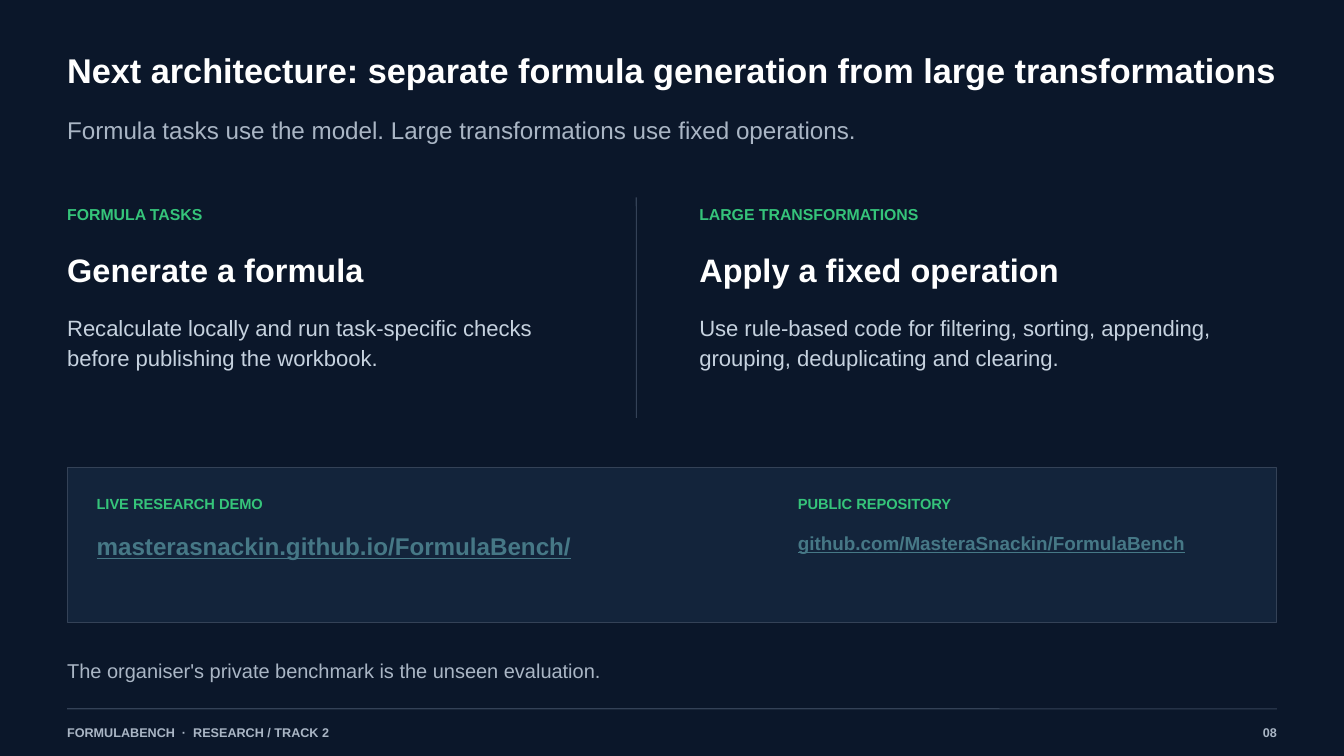
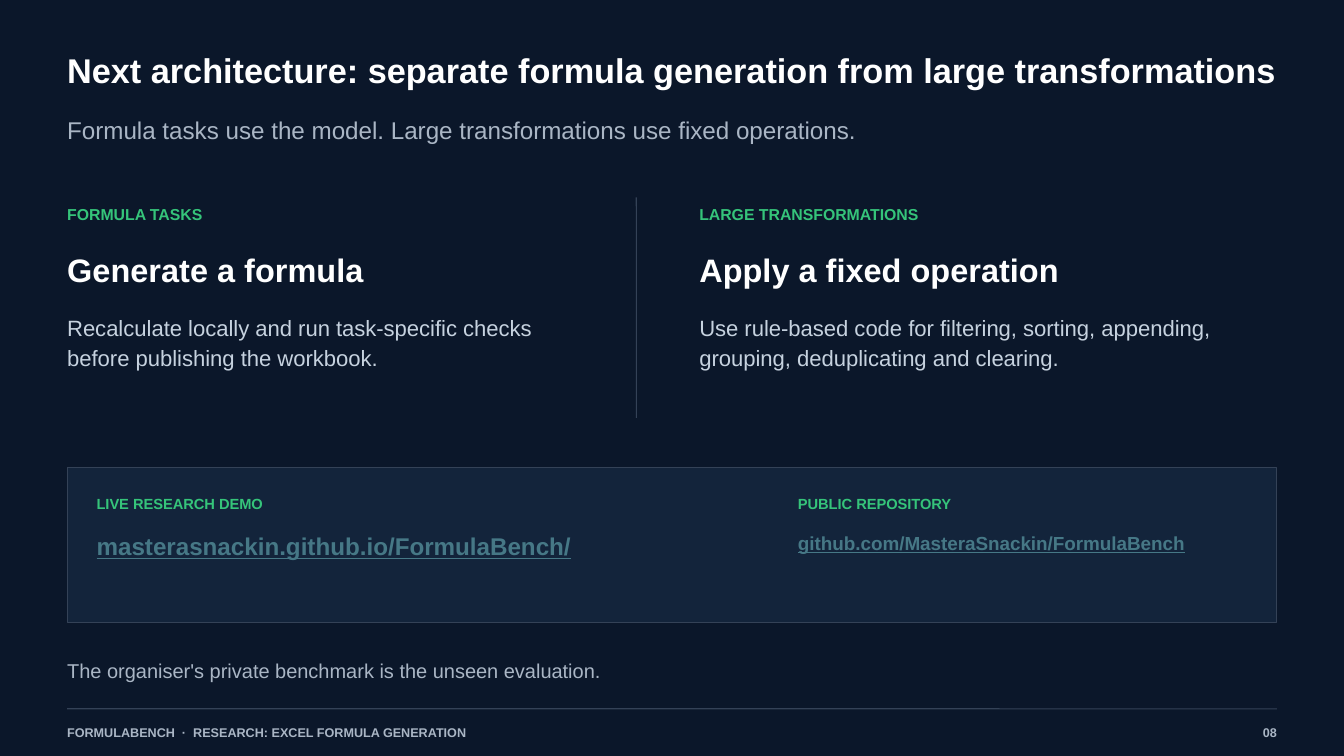
Before and after one commit to MasteraSnackin/FormulaBench, a slide deck: slide 8 of docs/assets/FormulaBench-Hackathon-Deck.pptx. Drawn at 1344x756 pixels with LibreOffice and Linux fonts; fonts in the diff are those of the drawing. Boxes give left, top, right and bottom in pixels: in the first picture for what was removed or moved away, otherwise in the second. Text is boxed around its words. In the diff, an @@ line names an element or a change of style, - is before the commit and + after.

Commit message:
Update deck and video track identification

```diff
--- a/docs/assets/FormulaBench-Hackathon-Deck.pptx
+++ b/docs/assets/FormulaBench-Hackathon-Deck.pptx
@@ text at [67, 728, 466, 737]: text changed @@
-FORMULABENCH · RESEARCH / TRACK 2
+FORMULABENCH · RESEARCH: EXCEL FORMULA GENERATION
```
Also in this commit, not shown: 7 other slides changed, 5 other files.
